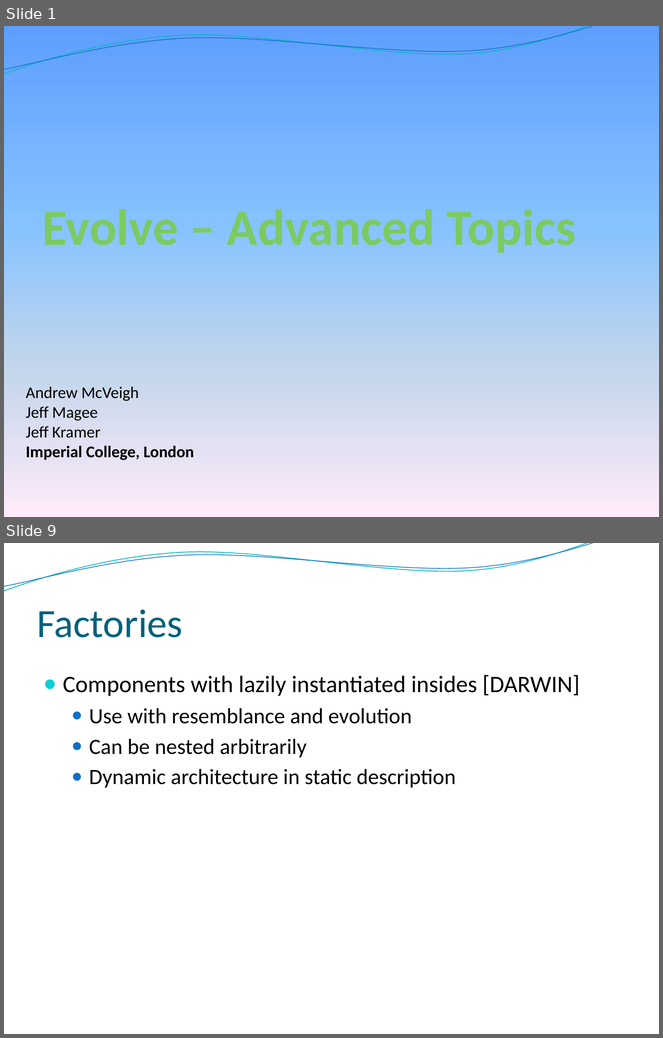
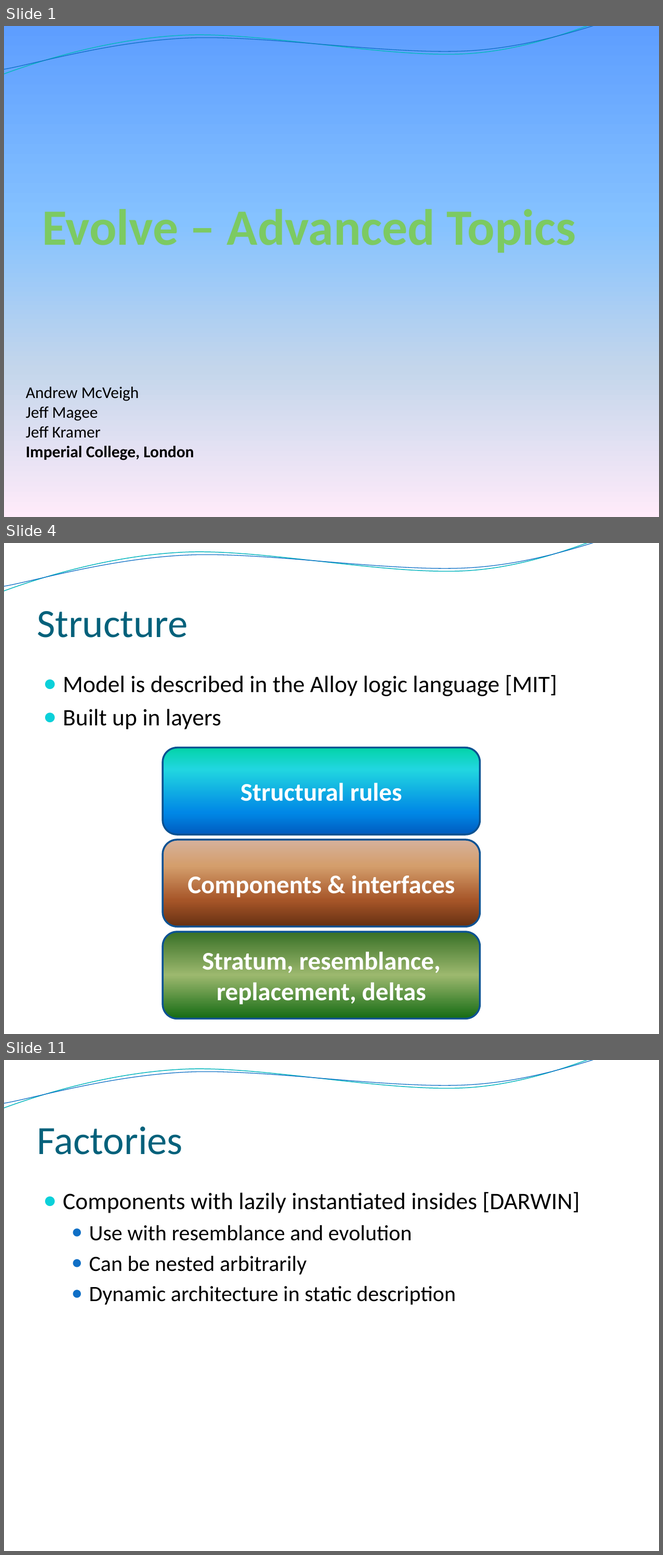
Before and after one commit to Intrinsarc/intrinsarc-evolve, a slide deck: Academic Work/presentations/prague/Evolve - Advanced.pptx. Shown one above the other, each under a label of ours: slides 1 and 9 before the commit, slides 1, 4 and 11 after it; the slides between them are not shown. The pictures are 663x1038 and 663x1555 pixels, drawn with LibreOffice and Linux fonts; fonts in the diff are those of the drawing; background and template pictures are left out. Boxes give left, top, right and bottom in pixels: in the first picture for what was removed or moved away, otherwise in the second. Text is boxed around its words. In the diff, an @@ line names an element or a change of style, - is before the commit and + after.

```diff
--- a/Academic Work/presentations/prague/Evolve - Advanced.pptx
+++ b/Academic Work/presentations/prague/Evolve - Advanced.pptx
@@ slide 4 added at <box>4,543,659,1034</box>, background picture (left out); not listed: 2 template elements that a slide beside it also shows @@
@@ title added at <box>37,611,188,638</box>, 44 pt, text #04617B @@
+Structure
@@ text added at <box>63,675,557,730</box>, 26 pt, text #000000 @@
+● Model is described in the Alloy logic language [MIT]
+● Built up in layers
@@ rounded rectangle added at <box>163,747,480,835</box>, fill gradient #03D4A8 to #21D6E0 to #0087E6 to #005CBF, outline #0B5292 2 pt, 28 pt, text #FFFFFF, bold @@
+Structural rules
@@ rounded rectangle added at <box>163,840,480,927</box>, fill gradient #D6B19C to #D49E6C to #A65528 to #663012, outline #0B5292 2 pt, 28 pt, text #FFFFFF, bold @@
+Components & interfaces
@@ rounded rectangle added at <box>163,932,480,1019</box>, fill gradient #387026 to #9CB86E to #156B13, outline #0B5292 2 pt, 28 pt, text #FFFFFF, bold @@
+Stratum, resemblance, replacement, deltas
@@ what was slide 9 is now slide 11 @@
```
Also in this commit, not shown: 6 slides changed, 3 other slides added, 2 slides removed, 1 other file.
